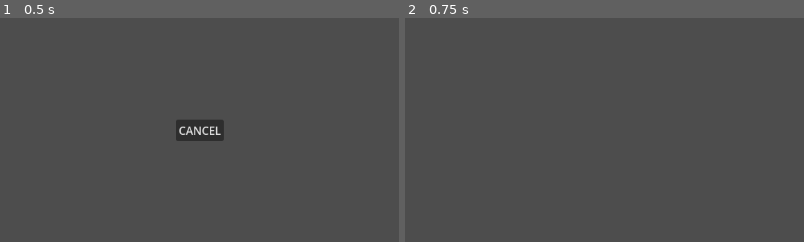
Above: before the commit, frames 1-2 (left to right).
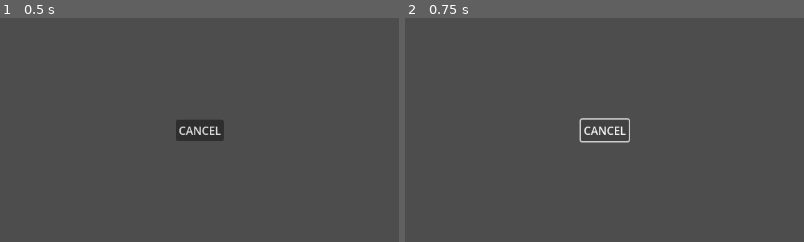
Above: after the commit, the same moments.

Repository: oldhame19/TTRPG
Game: Godot game, scene res://GUI/ActionMenu/trade_ui.tscn
Two runs of this game, one before a commit and one after it. Both use one fixed random seed, a clock stepped at 60 frames per second and the inputs below. This scene is started directly instead of the project's main scene.
Inputs:
- Up to frame 1 (0.5 s): no input
- Up to frame 2 (0.75 s): click "CANCEL" at 0.5 s
The pictures show only the part of the screen within x 25-75%, y 24-74%; the shares and areas given below are measured in that part.

Frame 1 is identical in both runs. In frame 2, 0.5% of the frame differs, in the area x 43-57%, y 44-56%.
Error after the commit: Invalid access to property or key '_unit_info_panel' on a base object of type 'Nil'. (res://GUI/ActionMenu/trade_ui.gd:136)

Commit message:
Move Unit info panel popup fix

Diff:
--- a/GUI/ActionMenu/trade_ui.gd
+++ b/GUI/ActionMenu/trade_ui.gd
@@ -132,9 +132,10 @@
 	queue_free()
 
 func _on_cancel_button_pressed() -> void:
-
 	emit_signal("trade_closed")
-
+	if game_board._unit_info_panel and game_board._active_unit:
+		game_board._unit_info_panel.update_info(game_board._active_unit)
+		game_board._unit_info_panel.visible = true
 	if cursor:
 		cursor.visible = true
 		cursor.process_mode = Node.PROCESS_MODE_INHERIT
--- a/GameBoard/Scripts/GameBoard.gd
+++ b/GameBoard/Scripts/GameBoard.gd
@@ -248,6 +248,9 @@
 	_deselect_active_unit()
 	_active_unit.walk_along(_unit_path.current_path)
 	await _active_unit.walk_finished
+	if _unit_info_panel and _active_unit:
+		_unit_info_panel.update_info(_active_unit)
+		_unit_info_panel.visible = true
 	#_clear_active_unit()
 
 
